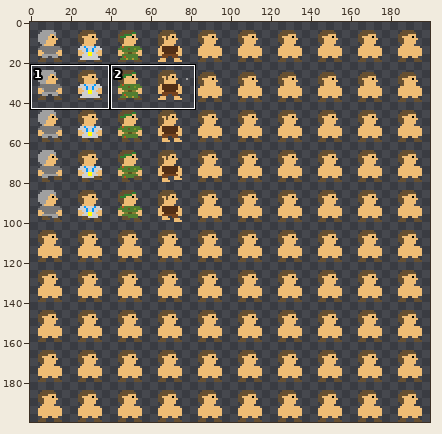
Two states of a sprite sheet, ATerminusJourneyProject/Assets/Sprites/Characters/Character Sprites.png. The picture above shows the old version from afar; the outline marks the close-up.
Close-up. The starting point:
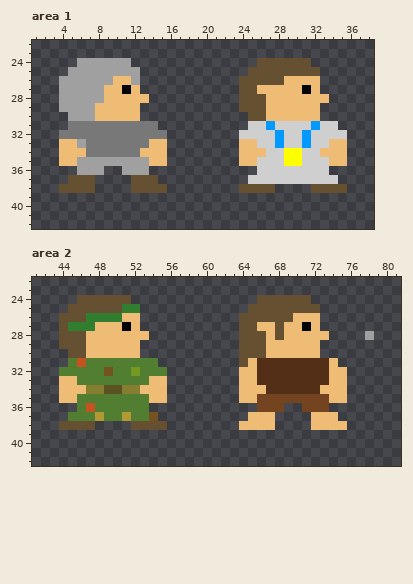
The file is 200x200 pixels. Pixels under 10% opacity are left out. Colours within 5 levels of each other are drawn and written as one. Shown: area 1: x 1..38, y 22..42; area 2: x 41..81, y 22..42.
Once edited:
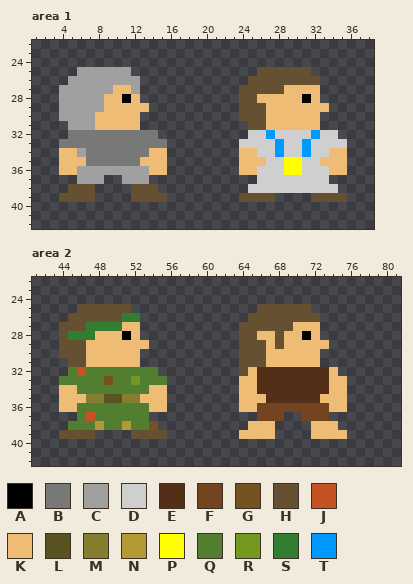
Palette (. is transparent): A #000000  B #797878  C #a0a0a0  D #cfcfcf  E #522f16  F #74431f  G #745321  H #665032  J #c45321  K #eebc74  L #585321  M #857e31  N #b39933  P #ffff00  Q #527e31  R #749921  S #317e31  T #0099ff
The exact change:
Area 1:
y 24: x 6..11 CCCCCC -> ......; x 26..31 HHHHHH -> ......
y 25: x 5 C -> .; x 12 C -> .; x 25 H -> .; x 32 H -> .
y 26: x 4 C -> .; x 10..11 KK -> CC; x 24 H -> .; x 29..32 KKKK -> HHHH
y 27: x 9 K -> C; x 11..12 AK -> KC; x 26..28 KKK -> HHH; x 31 A -> K
y 28: x 11 K -> A; x 13 K -> .; x 26 H -> K; x 31 K -> A; x 33 K -> .
y 29: x 8 K -> C; x 13 . -> K; x 33 . -> K
y 30: x 4 . -> C; x 24 . -> H
y 31: x 5..14 BBBBBBBBBB -> CCCKKKKK..; x 25..34 DDTDDDDTDD -> HHKKKKKK..
y 32: x 4 B -> .; x 15 B -> .; x 24 D -> .; x 27..28 DT -> TD; x 31..32 TD -> DT; x 35 D -> .
y 33: x 4..6 KKC -> BBB; x 14..15 KK -> BB; x 24..25 KK -> DD; x 34..35 KK -> DD
y 34: x 6 K -> C; x 13 K -> B; x 26 K -> D; x 28..31 DPPD -> TDDT; x 33 K -> D
y 35: x 6..13 CCCCCCCC -> KBBBBBBK; x 26 D -> K; x 33 D -> K
y 36: x 4..5 .. -> KK; x 9..10 .. -> CC; x 14..15 .. -> KK; x 24..25 .. -> KK; x 29..30 DD -> PP; x 34..35 .. -> KK
y 37: x 5..8 HHH. -> .CCC; x 11..14 .HHH -> CCC.; x 25 D -> .; x 34 D -> .
y 38: x 4 H -> .; x 15 H -> .; x 24..35 HHHH....HHHH -> .DDDDDDDDDD.
y 39: x 4..7 .... -> HHHH; x 12..15 .... -> HHHH; x 24..27 .... -> HHHH; x 32..35 .... -> HHHH
Area 2:
y 24: x 46..51 HHHHHH -> ......; x 66..71 HHHHHH -> ......
y 25: x 45 H -> .; x 51..52 SS -> H.; x 65 H -> .; x 72 H -> .
y 26: x 44 H -> .; x 47..52 SSSSKK -> HHHHSS; x 64 H -> .; x 70..72 KKK -> HHH
y 27: x 45..46 SS -> HH; x 48..51 KKKA -> SSSK; x 66..67 KK -> HH; x 69 K -> H; x 71 A -> K
y 28: x 45..47 HHK -> SSS; x 51 K -> A; x 53 K -> .; x 66 H -> K; x 71 K -> A; x 73 K -> .; x 78 C -> .
y 29: x 53 . -> K; x 68 K -> H; x 73 . -> K
y 30: x 44 . -> H
y 31: x 45..54 QJQQQQQQQQ -> HHKKKKKK..; x 65..74 KEEEEEEEEK -> HHKKKKKK..
y 32: x 44 Q -> .; x 46 Q -> J; x 49 G -> Q; x 52 R -> Q; x 55 Q -> .; x 64 K -> H; x 75 K -> .
y 33: x 44..45 KK -> QQ; x 49 Q -> G; x 52 Q -> R; x 54..55 KK -> QQ
y 34: x 46..53 KMMLLMMK -> QQQQQQQQ; x 66 K -> E; x 73 K -> E
y 35: x 46..53 QQQQQQQQ -> KMMLLMMK; x 66..73 FFFFFFFF -> KEEEEEEK
y 36: x 44..45 .. -> KK; x 47 J -> Q; x 54..55 .. -> KK; x 64..65 .. -> KK; x 69..70 .. -> FF; x 74..75 .. -> KK
y 37: x 45 Q -> .; x 47..48 QN -> JQ; x 51 N -> Q; x 54 G -> .; x 65..68 KKK. -> .FFF; x 71..74 .KKK -> FFF.
y 38: x 44..55 HHHH....HHHH -> .QQQNQQNQQG.; x 64 K -> .; x 75 K -> .
y 39: x 44..47 .... -> HHHH; x 52..55 .... -> HHHH; x 64..67 .... -> KKKK; x 72..75 .... -> KKKK
